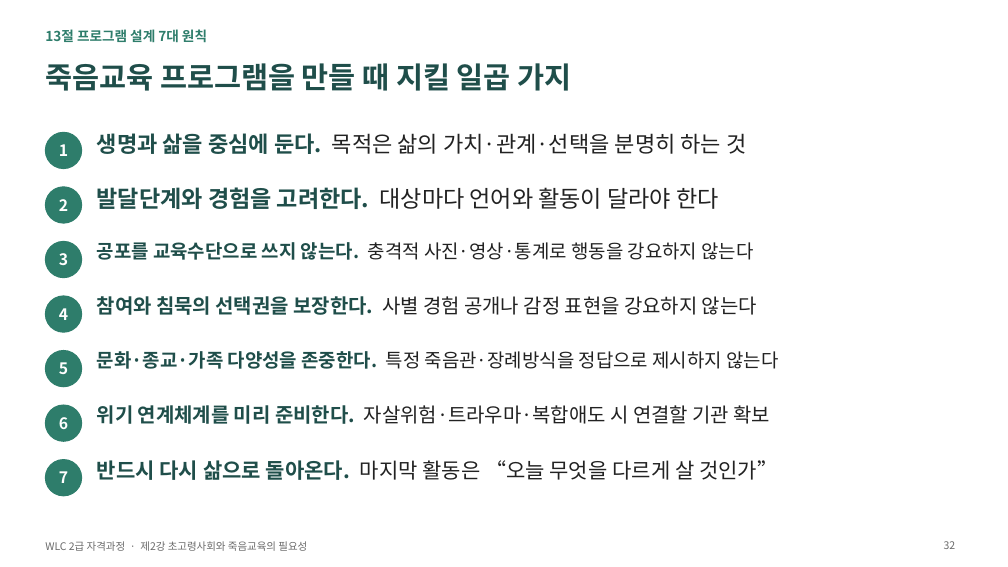
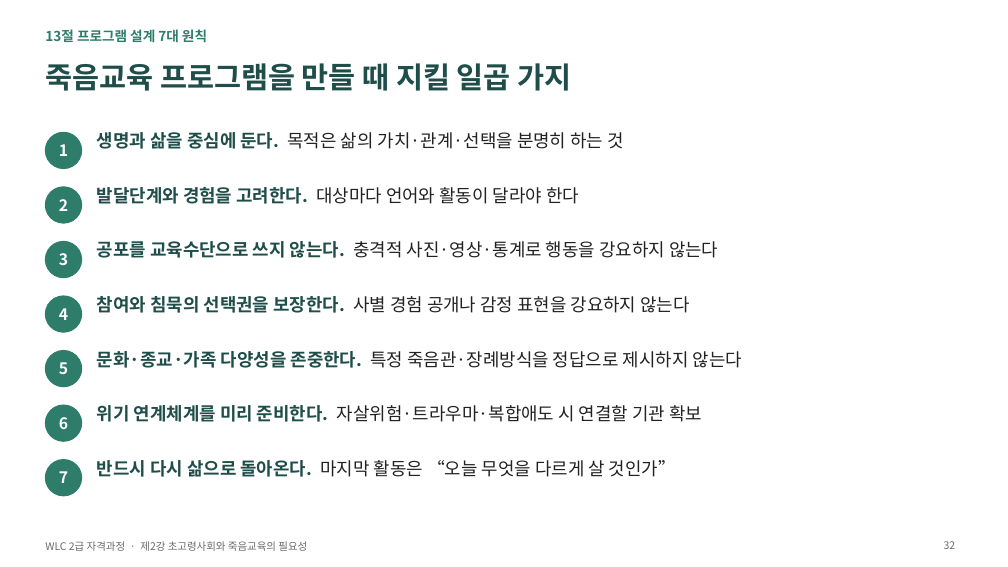
Before and after one commit to withmikyung2/wlc-note, a slide deck: slide 32 of ppt/out/WLC2급_제02강_초고령사회와죽음교육의필요성.pptx. Drawn at 1008x567 pixels with LibreOffice and Linux fonts; fonts in the diff are those of the drawing. Boxes give left, top, right and bottom in pixels: in the first picture for what was removed or moved away, otherwise in the second. Text is boxed around its words. In the diff, an @@ line names an element or a change of style, - is before the commit and + after.

```diff
--- a/ppt/out/WLC2급_제02강_초고령사회와죽음교육의필요성.pptx
+++ b/ppt/out/WLC2급_제02강_초고령사회와죽음교육의필요성.pptx
@@ text "생명과 삶을 중심에 둔다. 목적은 ..." at (97, 132, 623, 149): size 21 to 17 pt @@
@@ text "발달단계와 경험을 고려한다. 대상마다 언어와 ..." at (97, 187, 579, 204): size 22 to 17 pt @@
@@ text "공포를 교육수단으로 쓰지 않는다. 충격적 ..." at (97, 241, 718, 258): size 18 to 17 pt @@
@@ text "참여와 침묵의 선택권을 보장한다. 사별 ..." at (97, 296, 689, 313): size 19 to 17 pt @@
@@ text "문화·종교·가족 다양성을 존중한다. 특정 죽음관·장례방식을 ..." at (97, 351, 742, 368): size 18 to 17 pt @@
@@ text "위기 연계체계를 미리 준비한다. 자살위험·트라우마·복합애도 ..." at (97, 405, 702, 422): size 19 to 17 pt @@
@@ text "반드시 다시 삶으로 돌아온다. 마지막 ..." at (97, 460, 676, 477): size 20 to 17 pt @@
```
Also in this commit, not shown: 2 other slides changed, 4 other files.
